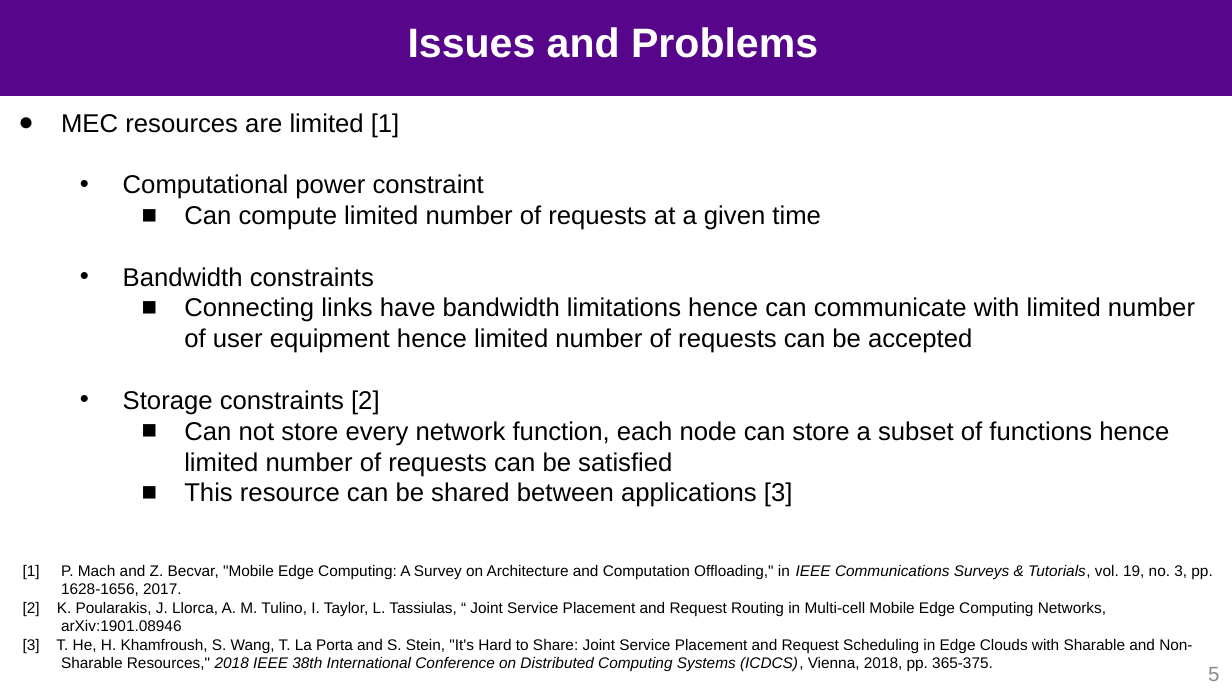
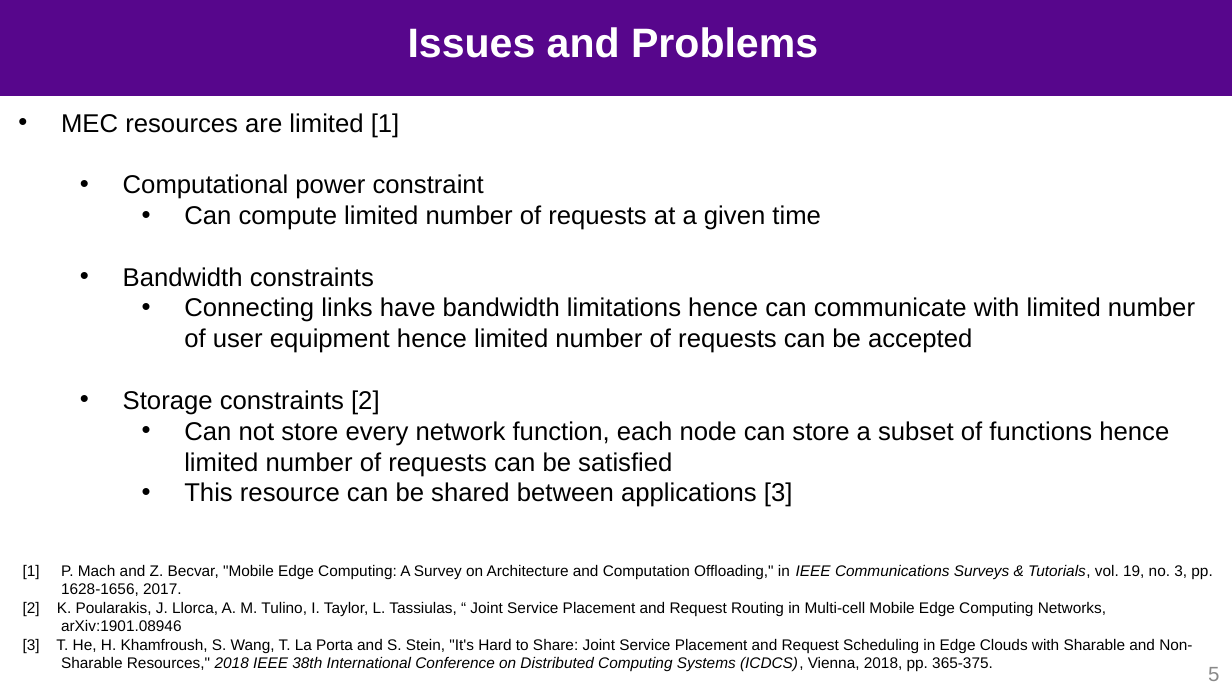
Before and after one commit to mustafafu/mec_request_routing, a slide deck: slide 5 of common_script/FinalPresentation.pptx. Drawn at 1232x693 pixels with LibreOffice and Linux fonts; fonts in the diff are those of the drawing; background and template pictures are left out. Boxes give left, top, right and bottom in pixels: in the first picture for what was removed or moved away, otherwise in the second. Text is boxed around its words. In the diff, an @@ line names an element or a change of style, - is before the commit and + after.

```diff
--- a/common_script/FinalPresentation.pptx
+++ b/common_script/FinalPresentation.pptx
@@ text at bbox=[61, 113, 1195, 507]: bullet ● to •; bullet ■ to • @@
```
Also in this commit, not shown: 5 other slides changed, 1 other file.
